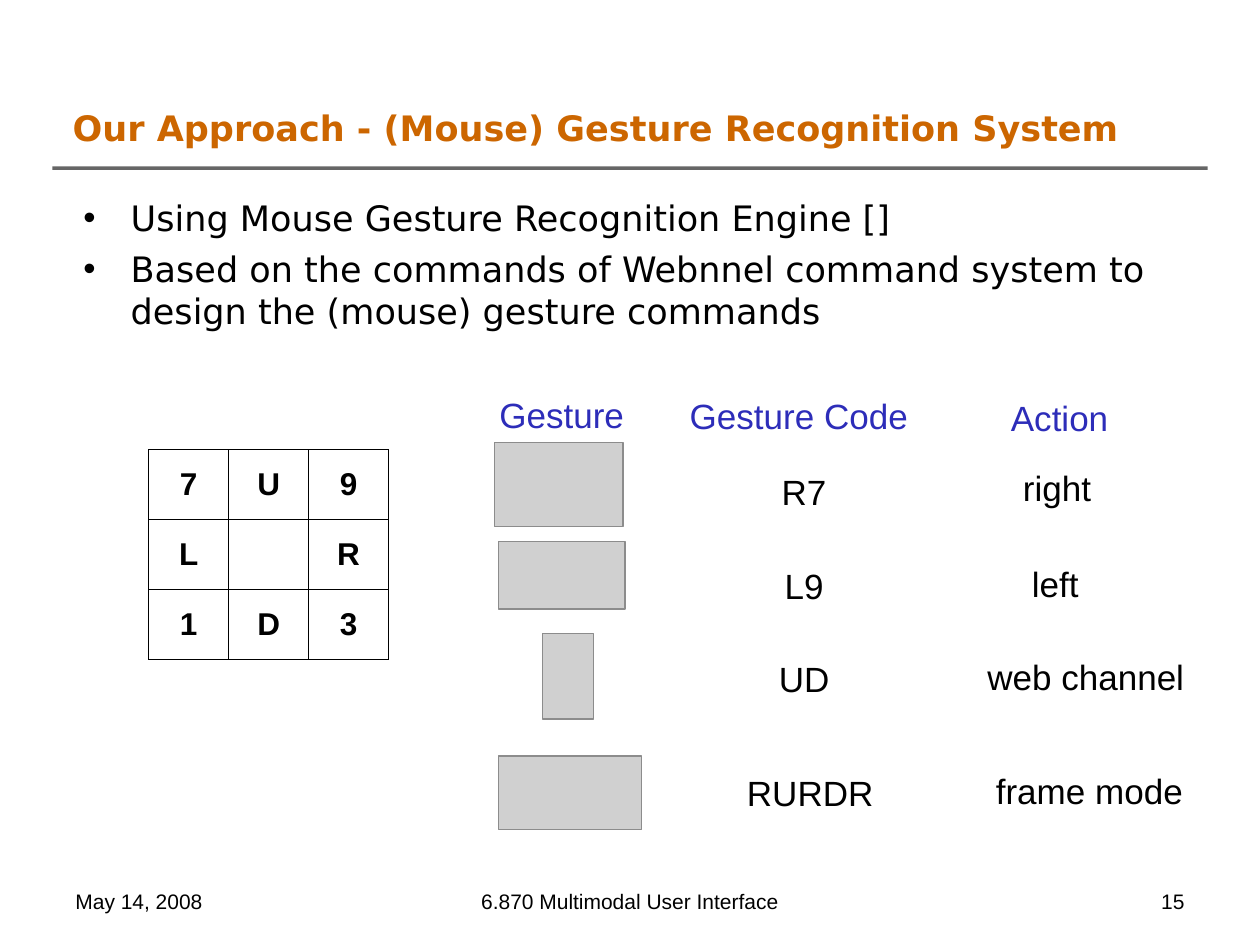
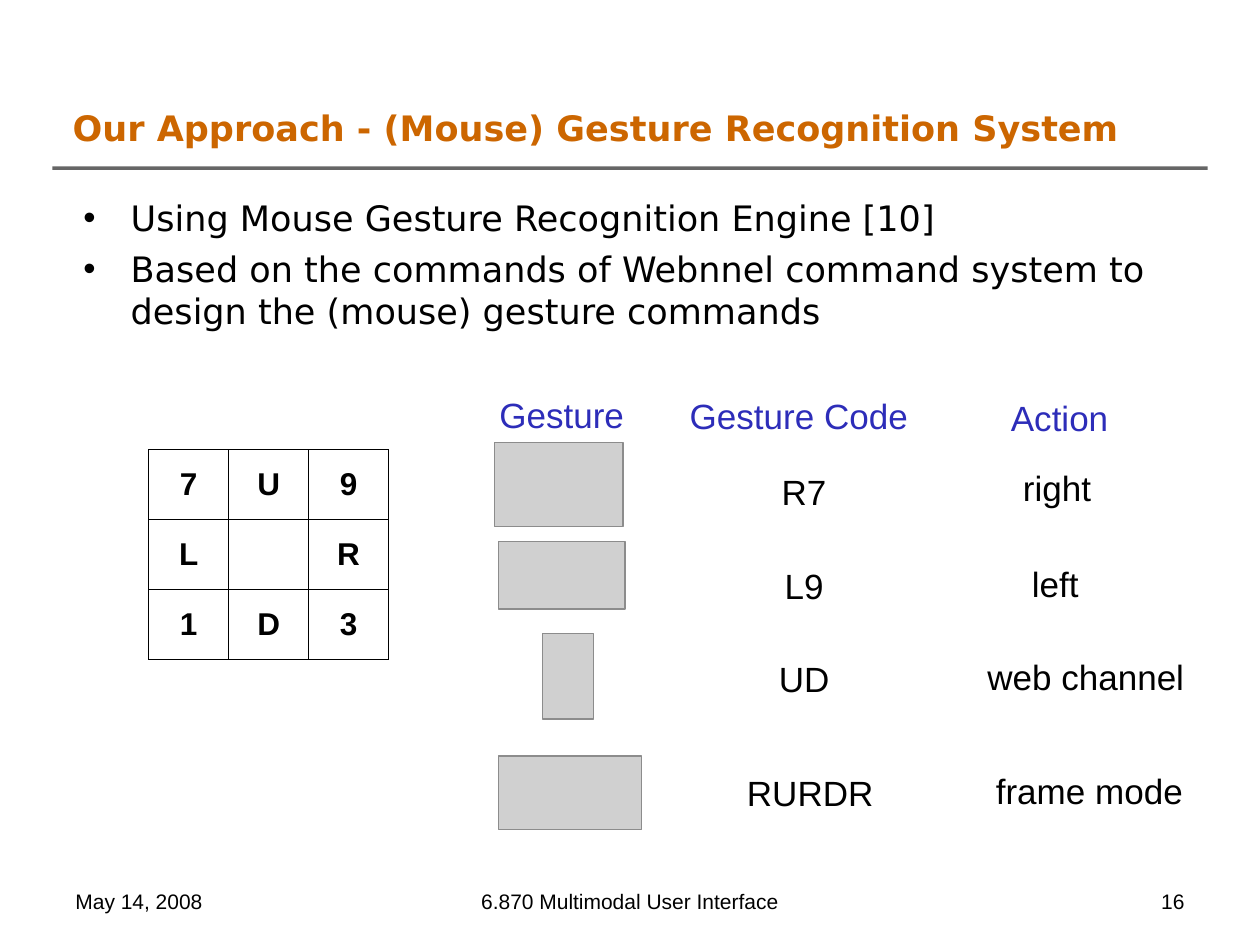
Before and after one commit to oshanis/webnnel, a slide deck: slide 16 of docs/6.870 Final Project Presentation.ppt (slide 15 before the commit). Drawn at 1260x945 pixels with LibreOffice and Linux fonts; fonts in the diff are those of the drawing; grey boxes stand for pictures; background and template pictures are left out. Boxes give left, top, right and bottom in pixels: in the first picture for what was removed or moved away, otherwise in the second. Text is boxed around its words. In the diff, an @@ line names an element or a change of style, - is before the commit and + after.

```diff
--- a/docs/6.870 Final Project Presentation.ppt
+++ b/docs/6.870 Final Project Presentation.ppt
@@ text at (131,204,935,239): text changed @@
-• Using Mouse Gesture Recognition Engine []
+• Using Mouse Gesture Recognition Engine [10]
@@ page number at (1161,894,1184,910): text changed @@
-15
+16
```
Also in this commit, not shown: 8 other slides changed, 4 slides added.
